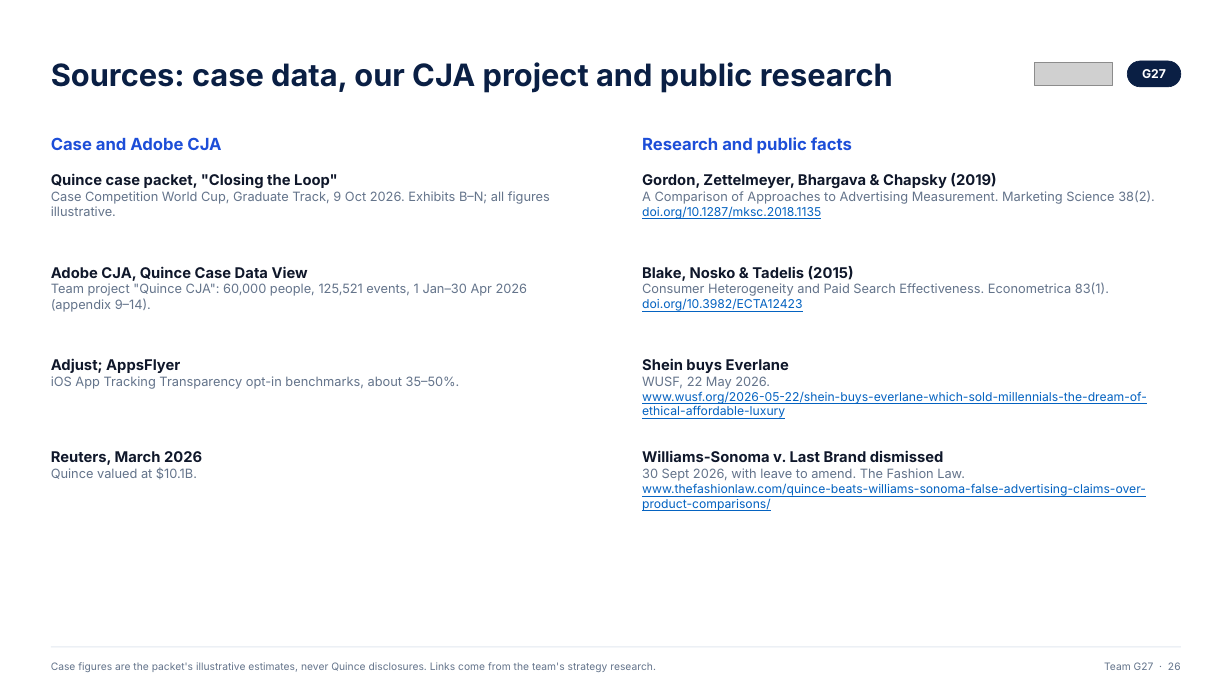
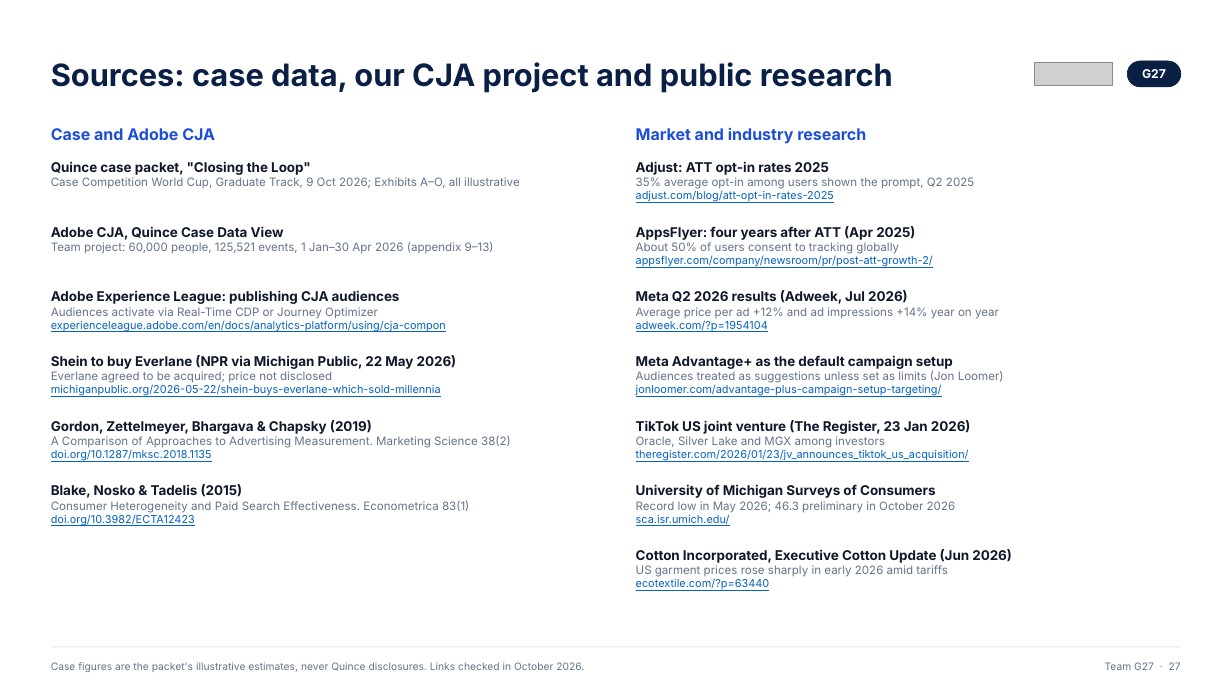
Before and after one commit to ANNYM25/Quince, a slide deck: slide 27 of deck/Team G27.pptx (slide 26 before the commit). Drawn at 1232x693 pixels with LibreOffice and Linux fonts; fonts in the diff are those of the drawing; grey boxes stand for pictures. Boxes give left, top, right and bottom in pixels: in the first picture for what was removed or moved away, otherwise in the second. Text is boxed around its words. In the diff, an @@ line names an element or a change of style, - is before the commit and + after.

```diff
--- a/deck/Team G27.pptx
+++ b/deck/Team G27.pptx
@@ text "Case and Adobe CJA": place and size @@
-text "Case and Adobe CJA" at [51, 137, 221, 150]
+text "Case and Adobe CJA" at [51, 128, 215, 140]
@@ text "Case and Adobe CJA" at [51, 128, 215, 140]: size 13 to 12.5 pt @@
@@ text at [636, 128, 866, 144]: text changed; size 13 to 12.5 pt @@
-Research and public facts
+Market and industry research
@@ text at [51, 177, 520, 189]: text changed; size 10 to 9 pt @@
-Case Competition World Cup, Graduate Track, 9 Oct 2026. Exhibits B–N; all figures illustrative.
+Case Competition World Cup, Graduate Track, 9 Oct 2026; Exhibits A–O, all illustrative
@@ text at [51, 161, 311, 175]: size 11.5 to 10.5 pt in "Quince case packet, "Closing the Loop"" @@
@@ text "Quince case packet, "Closing the ...": place and size @@
-text "Quince case packet, "Closing the ..." at [51, 173, 550, 216]
+text "Quince case packet, "Closing the ..." at [51, 161, 520, 189]
@@ text added at [636, 161, 974, 202], 9 pt, text #64748B @@
+Adjust: ATT opt-in rates 2025
+35% average opt-in among users shown the prompt, Q2 2025
+adjust.com/blog/att-opt-in-rates-2025
@@ text at [51, 226, 284, 240]: size 11.5 to 10.5 pt in "Adobe CJA, Quince Case Data View" @@
@@ text "Adobe CJA, Quince Case Data ...": place and size @@
-text "Adobe CJA, Quince Case Data ..." at [51, 266, 528, 312]
+text "Adobe CJA, Quince Case Data ..." at [51, 226, 494, 254]
@@ text added at [636, 226, 933, 267], 8.5 pt, text #0563C1 @@
+AppsFlyer: four years after ATT (Apr 2025)
+About 50% of users consent to tracking globally
+appsflyer.com/company/newsroom/pr/post-att-growth-2/
@@ text at [51, 241, 494, 254]: text changed; size 10 to 9 pt @@
-Team project "Quince CJA": 60,000 people, 125,521 events, 1 Jan–30 Apr 2026 (appendix 9–14).
+Team project: 60,000 people, 125,521 events, 1 Jan–30 Apr 2026 (appendix 9–13)
@@ text at [51, 290, 400, 319]: text changed; size 10 to 8.5 pt; text colour #64748B to #0563C1 @@
-Adjust; AppsFlyer
-iOS App Tracking Transparency opt-in benchmarks, about 35–50%.
+Adobe Experience League: publishing CJA audiences
+Audiences activate via Real-Time CDP or Journey Optimizer
+experienceleague.adobe.com/en/docs/analytics-platform/using/cja-compon
@@ text added at [636, 290, 999, 319], 9 pt, text #64748B @@
+Meta Q2 2026 results (Adweek, Jul 2026)
+Average price per ad +12% and ad impressions +14% year on year
+adweek.com/?p=1954104
@@ text at [51, 355, 457, 396]: text changed; size 10 to 8.5 pt; text colour #64748B to #0563C1 @@
-Reuters, March 2026
-Quince valued at $10.1B.
+Shein to buy Everlane (NPR via Michigan Public, 22 May 2026)
+Everlane agreed to be acquired; price not disclosed
+michiganpublic.org/2026-05-22/shein-buys-everlane-which-sold-millennia
@@ text added at [636, 355, 1004, 383], 9 pt, text #64748B @@
+Meta Advantage+ as the default campaign setup
+Audiences treated as suggestions unless set as limits (Jon Loomer)
+jonloomer.com/advantage-plus-campaign-setup-targeting/
@@ text removed at [642, 358, 1147, 419] @@
-Shein buys Everlane
-WUSF, 22 May 2026.
-www.wusf.org/2026-05-22/shein-buys-everlane-which-sold-millennials-the-dream-of-ethical-affordable-luxury
@@ text "Gordon, Zettelmeyer, Bhargava & Chapsky ...": place and size @@
-text "Gordon, Zettelmeyer, Bhargava & Chapsky ..." at [642, 173, 1155, 219]
+text "Gordon, Zettelmeyer, Bhargava & Chapsky ..." at [51, 420, 511, 526]
@@ text at [51, 435, 511, 448]: text changed; size 10 to 9 pt @@
-A Comparison of Approaches to Advertising Measurement. Marketing Science 38(2).
+A Comparison of Approaches to Advertising Measurement. Marketing Science 38(2)
@@ text at [51, 420, 372, 526]: size 11.5 to 10.5 pt in "Gordon, Zettelmeyer, Bhargava & Chapsky (2019)"; size 9.5 to 8.5 pt in "doi.org/10.1287/mksc.2018.1135" @@
@@ text added at [636, 420, 971, 461], 8.5 pt, text #0563C1 @@
+TikTok US joint venture (The Register, 23 Jan 2026)
+Oracle, Silver Lake and MGX among investors
+theregister.com/2026/01/23/jv_announces_tiktok_us_acquisition/
@@ text removed at [642, 450, 1146, 511] @@
-Williams-Sonoma v. Last Brand dismissed
-30 Sept 2026, with leave to amend. The Fashion Law.
-www.thefashionlaw.com/quince-beats-williams-sonoma-false-advertising-claims-over-product-comparisons/
@@ text at [51, 500, 469, 513]: text changed; size 10 to 9 pt @@
-Consumer Heterogeneity and Paid Search Effectiveness. Econometrica 83(1).
+Consumer Heterogeneity and Paid Search Effectiveness. Econometrica 83(1)
@@ text at [51, 484, 243, 498]: size 11.5 to 10.5 pt in "Blake, Nosko & Tadelis (2015)"; size 9.5 to 8.5 pt in "doi.org/10.3982/ECTA12423" @@
@@ text "Blake, Nosko & Tadelis (2015)": place and size @@
-text "Blake, Nosko & Tadelis (2015)" at [642, 266, 1109, 312]
+text "Blake, Nosko & Tadelis (2015)" at [51, 484, 469, 513]
@@ text added at [636, 484, 956, 513], 9 pt, text #64748B @@
+University of Michigan Surveys of Consumers
+Record low in May 2026; 46.3 preliminary in October 2026
+sca.isr.umich.edu/
@@ text added at [636, 549, 1012, 589], 10.5 pt, text #0F172A @@
+Cotton Incorporated, Executive Cotton Update (Jun 2026)
+US garment prices rose sharply in early 2026 amid tariffs
+ecotextile.com/?p=63440
@@ text at [51, 662, 584, 672]: text changed @@
-Case figures are the packet's illustrative estimates, never Quince disclosures. Links come from the team's strategy research.
+Case figures are the packet's illustrative estimates, never Quince disclosures. Links checked in October 2026.
@@ text at [1105, 662, 1181, 670]: text changed @@
-Team G27 · 26
+Team G27 · 27
```
Also in this commit, not shown: 13 other slides changed, 13 slides added, 12 slides removed, 3 other files.
